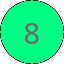
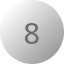
Layered file, before and after one edit (64 x 64). Changes by layer:
painted on "Arrière-plan" over box(0, 0, 64, 64)
